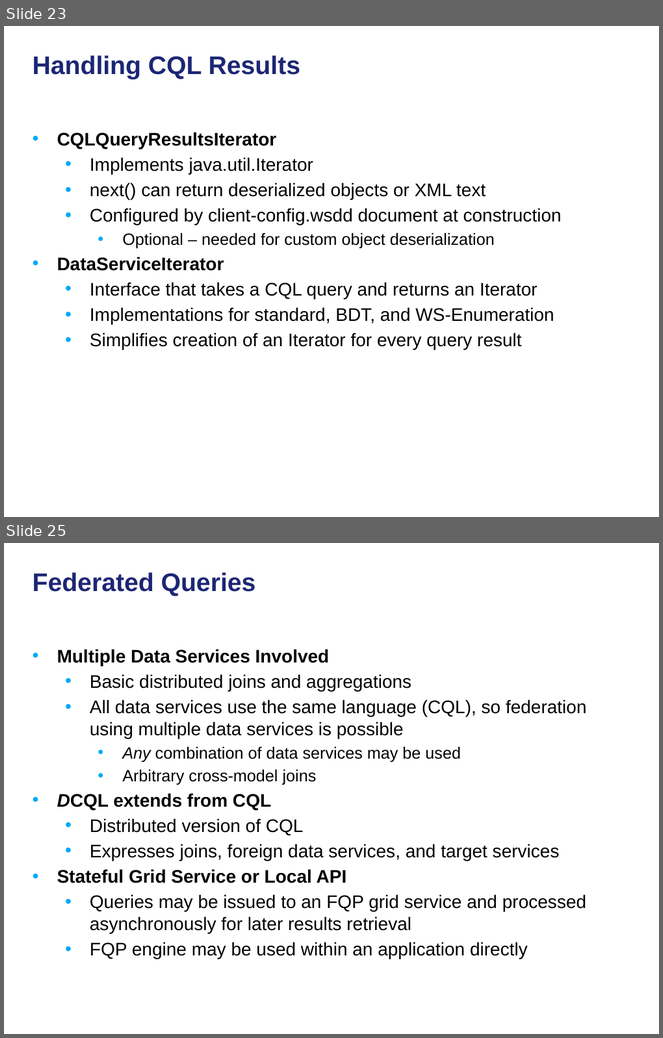
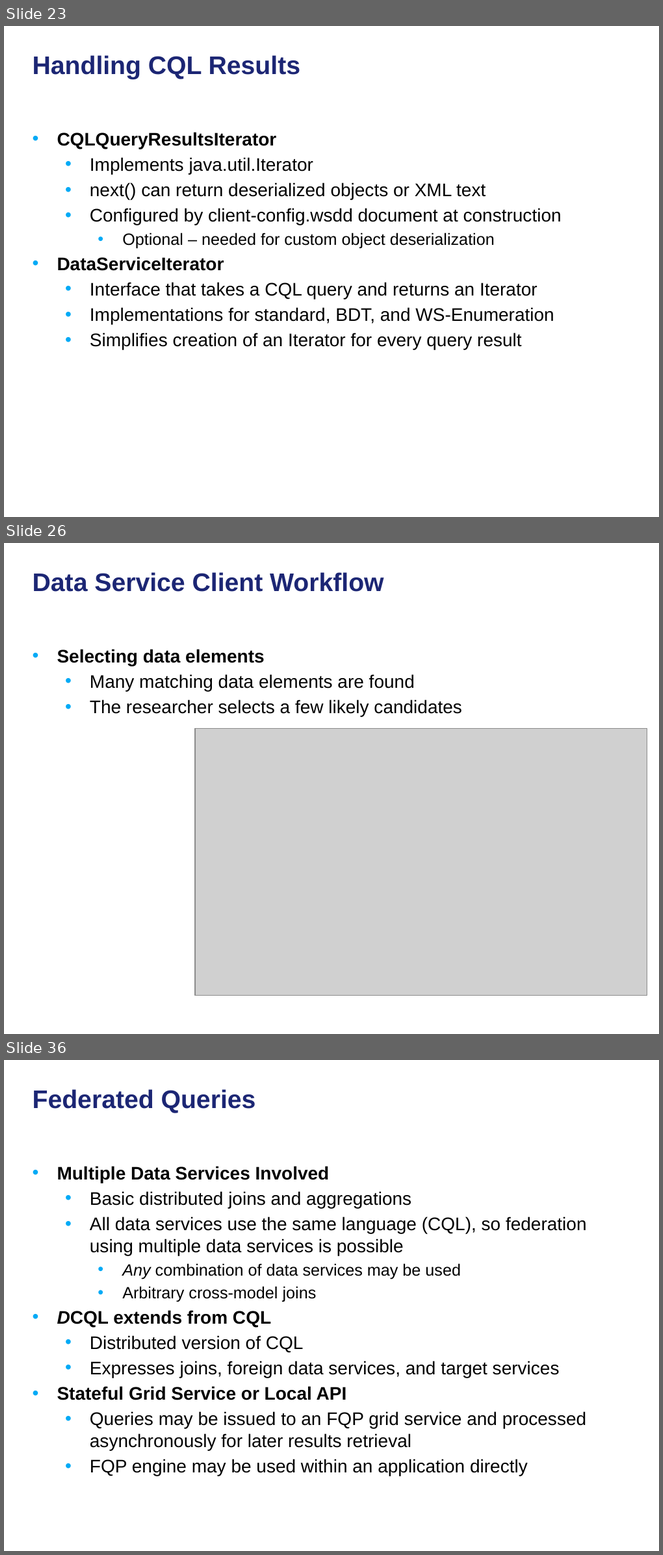
Before and after one commit to NCIP/cagrid-docs, a slide deck: presentations/200906_Novartis/caGrid Data Services.pptx. Shown one above the other, each under a label of ours: slides 23 and 25 before the commit, slides 23, 26 and 36 after it; the slides between them are not shown. The pictures are 663x1038 and 663x1555 pixels, drawn with LibreOffice and Linux fonts; fonts in the diff are those of the drawing; grey boxes stand for pictures; background and template pictures are left out. Boxes give left, top, right and bottom in pixels: in the first picture for what was removed or moved away, otherwise in the second. Text is boxed around its words. In the diff, an @@ line names an element or a change of style, - is before the commit and + after.

```diff
--- a/presentations/200906_Novartis/caGrid Data Services.pptx
+++ b/presentations/200906_Novartis/caGrid Data Services.pptx
@@ slide 26 added at (x1=4, y1=543, x2=659, y2=1034), background picture (left out) @@
@@ title added at (x1=33, y1=572, x2=384, y2=592), 28 pt, text #1C2674, bold @@
+Data Service Client Workflow
@@ text added at (x1=57, y1=649, x2=462, y2=717), 20 pt, text #000000 @@
+• Selecting data elements
+  • Many matching data elements are found
+  • The researcher selects a few likely candidates
@@ picture added at (x1=195, y1=728, x2=648, y2=995) @@
@@ what was slide 25 is now slide 36 @@
```
Also in this commit, not shown: 12 other slides added, 1 slide removed.
